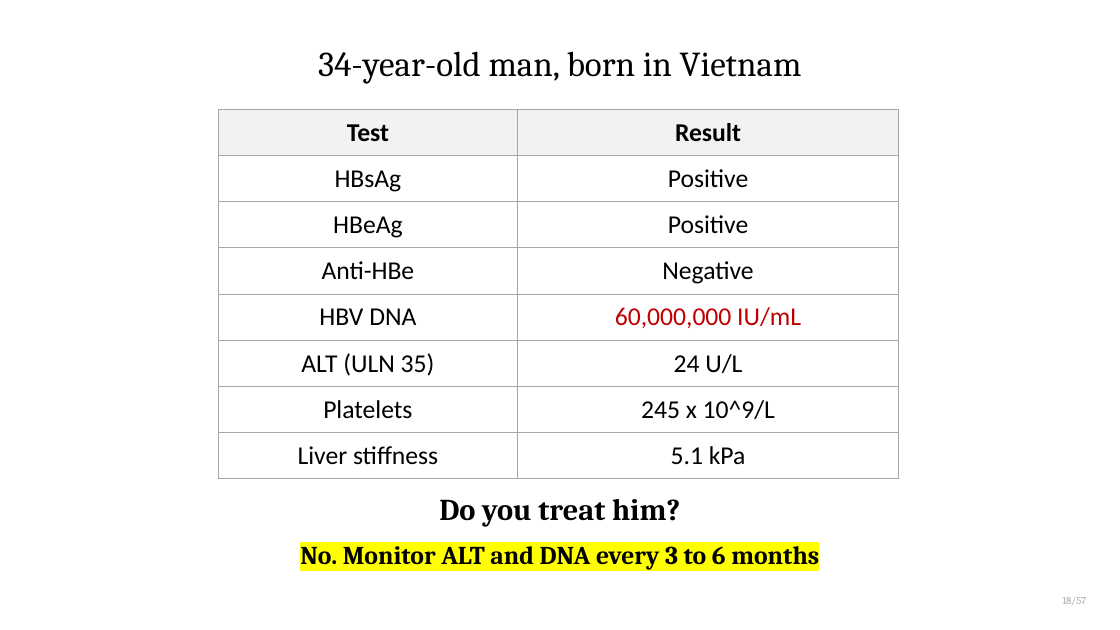
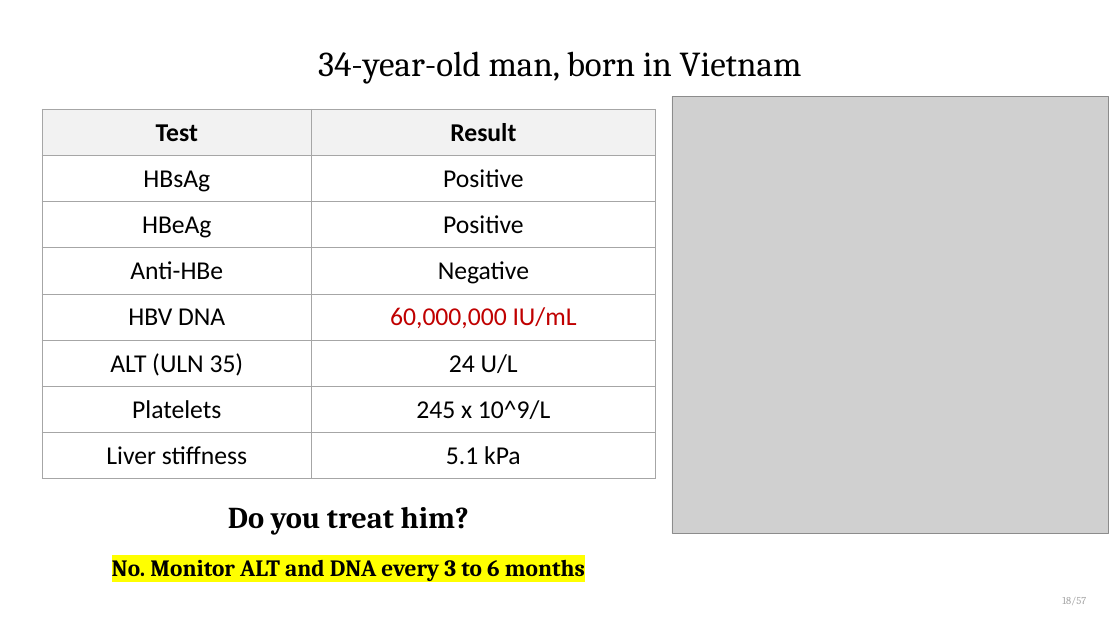
Before and after one commit to qaddodi/mohammad-almeqdadi-lectures, a slide deck: slide 29 of lectures/chronic-hepatitis-b/Chronic Hepatitis B.pptx. Drawn at 1120x630 pixels with LibreOffice and Linux fonts; fonts in the diff are those of the drawing; grey boxes stand for pictures. Boxes give left, top, right and bottom in pixels: in the first picture for what was removed or moved away, otherwise in the second. Text is boxed around its words. In the diff, an @@ line names an element or a change of style, - is before the commit and + after.

```diff
--- a/lectures/chronic-hepatitis-b/Chronic Hepatitis B.pptx
+++ b/lectures/chronic-hepatitis-b/Chronic Hepatitis B.pptx
@@ table resized from (x1=218, y1=109, x2=899, y2=469) to (x1=42, y1=109, x2=655, y2=469) @@
@@ picture added at (x1=672, y1=97, x2=1109, y2=534) @@
@@ text "Do you treat him?" moved from (x1=439, y1=499, x2=680, y2=526) to (x1=228, y1=507, x2=469, y2=535) @@
@@ text "No. Monitor ALT and DNA ..." moved from (x1=300, y1=541, x2=819, y2=570) to (x1=112, y1=559, x2=585, y2=581) @@
@@ text "No. Monitor ALT and DNA ..." at (x1=112, y1=559, x2=585, y2=581): size 22 to 20 pt @@
```
Also in this commit, not shown: 12 other slides changed, 12 other files.
